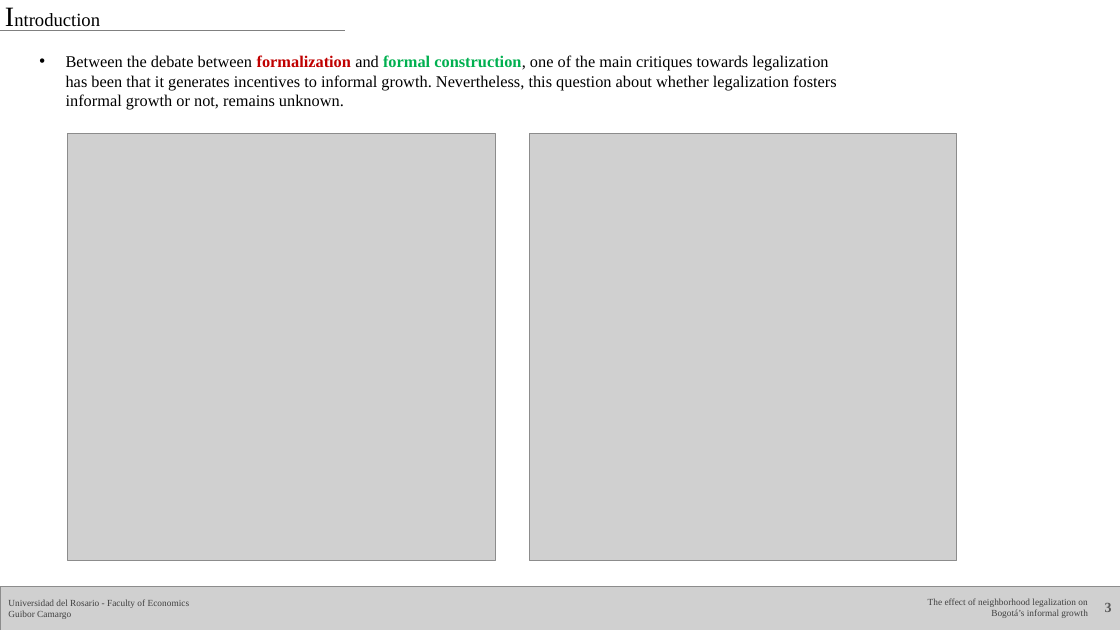
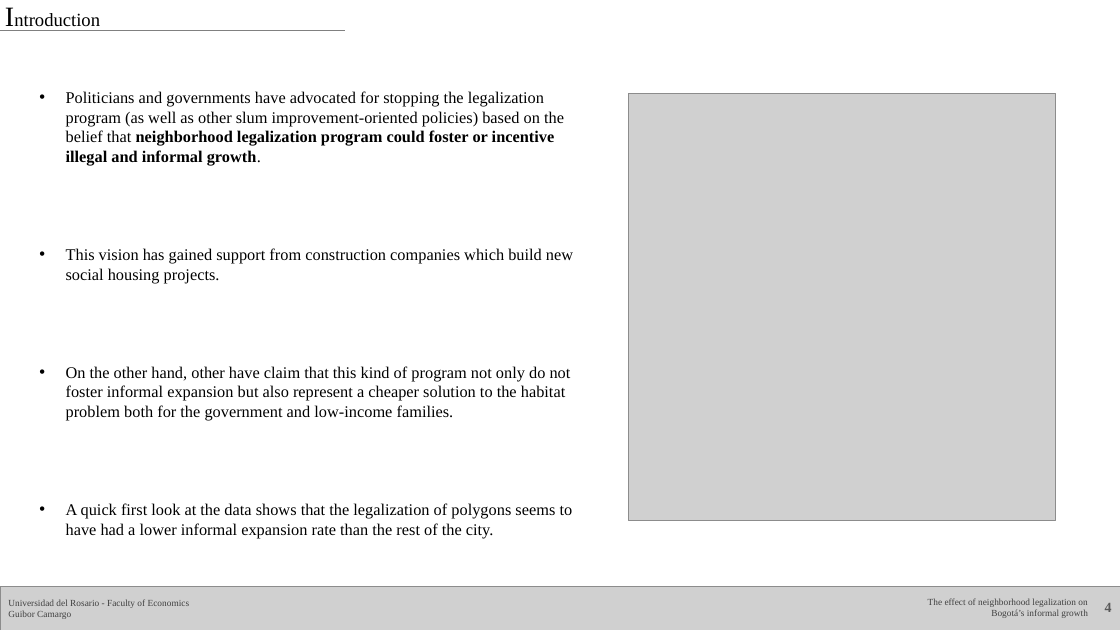
Before and after one commit to Guibi1994/Neighborhood_Legalization, a slide deck: slide 4 of 05_presentations/01_Primera version.pptx (slide 3 before the commit). Drawn at 1120x630 pixels with LibreOffice and Linux fonts; fonts in the diff are those of the drawing; grey boxes stand for pictures. Boxes give left, top, right and bottom in pixels: in the first picture for what was removed or moved away, otherwise in the second. Text is boxed around its words. In the diff, an @@ line names an element or a change of style, - is before the commit and + after.

```diff
--- a/05_presentations/01_Primera version.pptx
+++ b/05_presentations/01_Primera version.pptx
@@ text at <box>66,91,573,539</box>: text changed @@
-• Between the debate between formalization and formal construction, one of the main critiques towards legalization has been that it generates incentives to informal growth. Nevertheless, this question about whether legalization fosters informal growth or not, remains unknown.
+• Politicians and governments have advocated for stopping the legalization program (as well as other slum improvement-oriented policies) based on the belief that neighborhood legalization program could foster or incentive illegal and informal growth.
+• This vision has gained support from construction companies which build new social housing projects.
+• On the other hand, other have claim that this kind of program not only do not foster informal expansion but also represent a cheaper solution to the habitat problem both for the government and low-income families.
+• A quick first look at the data shows that the legalization of polygons seems to have had a lower informal expansion rate than the rest of the city.
@@ picture: place and size @@
-picture at <box>67,133,495,560</box>
+picture at <box>628,93,1056,521</box>
@@ picture removed at <box>529,133,957,560</box> @@
@@ page number at <box>1105,603,1112,612</box>: text changed @@
-3
+4
```
Also in this commit, not shown: 4 other slides changed, 3 slides added, 1 slide removed, 7 other files.
